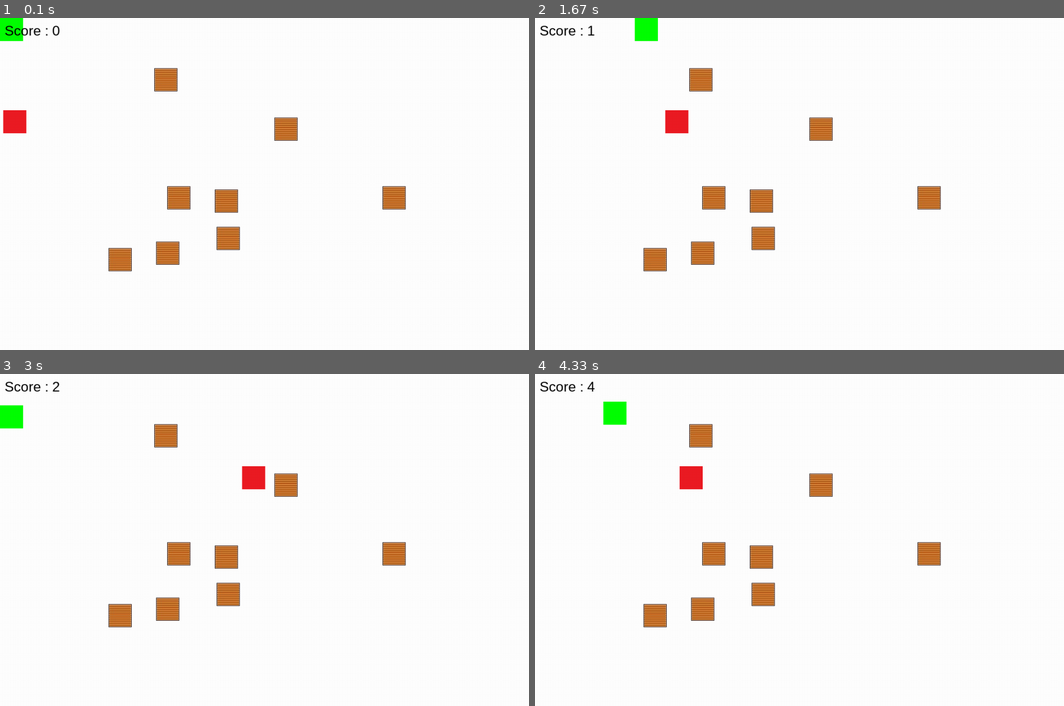
Above: before the commit, frames 1-4 (two rows, left to right).
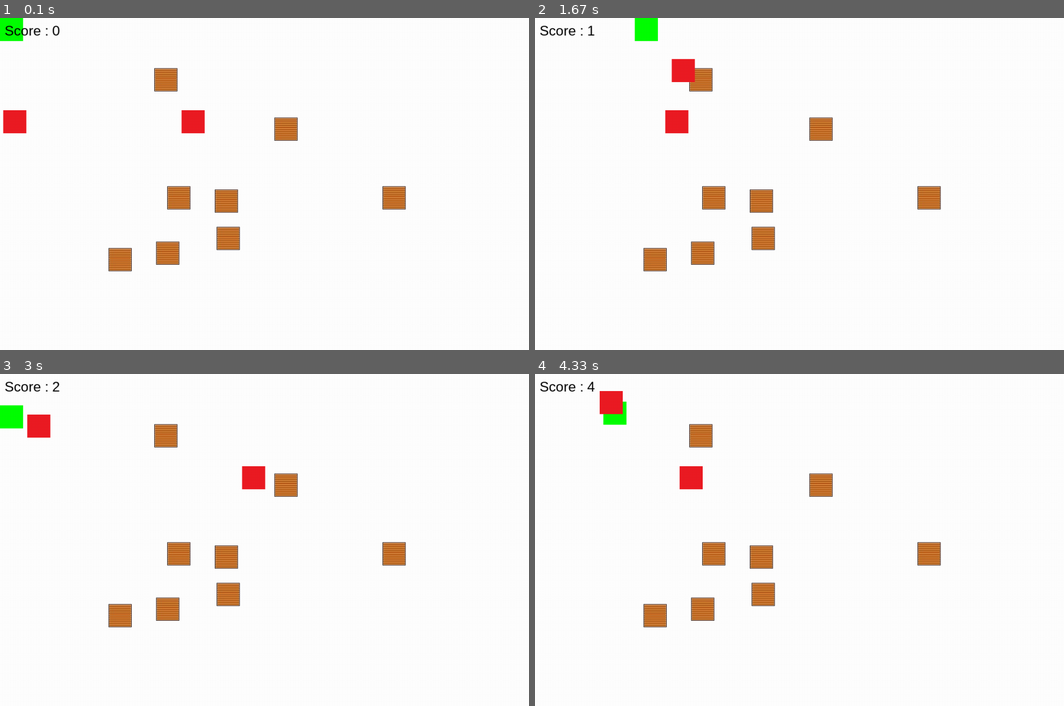
Above: after the commit, the same moments.

Repository: matthieurobert/Projet-ISN
Game: pygame game, started from test_bot.py
Same seed, same stepped clock (60 frames per second), same inputs: the game is played once before the commit and once after it.
Inputs:
- Up to frame 1 (0.1 s): no input
- Up to frame 2 (1.67 s): hold D 0.33-0.8 s; hold W 0.83-1.13 s; hold D 1.17-1.63 s
- Up to frame 3 (3 s): hold A 1.67-2.2 s; hold S 2.23-2.53 s; hold A 2.57-2.97 s
- Up to frame 4 (4.33 s): hold W 3-3.37 s; hold D 3.4-4.03 s; hold S from 4.07 s (still down)

The runs differ from the first frame. In frame 1, 0.3% of the frame differs, in the area x 34-39%, y 27-35%; in frame 2, 0.3%; in frame 3, 0.3%, in the area x 5-10%, y 12-20%; in frame 4, 0.3%.

Commit message:
follower

Diff:
--- a/test_bot.py
+++ b/test_bot.py
@@ -156,6 +156,18 @@
         if event.type == pygame.QUIT:
             pygame.quit()
 
+    if abs(position_perso[0] - follower.rect[0]) > abs(position_perso[1] - follower.rect[1]):
+        if abs(position_perso[0]-follower.rect[0]) != position_perso[0] - follower.rect[0]:
+            follower.gauche()
+        else:
+            follower.droite()
+    elif abs(position_perso[0] - follower.rect[0]) < abs(position_perso[1] - follower.rect[1]):
+        if abs(position_perso[1]-follower.rect[1]) != position_perso[1] - follower.rect[1]:
+            follower.haut()
+        else:
+            follower.bas()
+
+
  #alien.update()
     fenetre.blit(table, (0, 0))
     for i in range (0,caisses):
@@ -168,6 +180,7 @@
     fenetre.blit( pab.image, pab.rect)
     fenetre.blit(perso,position_perso)
     fenetre.blit(hello_texte_surface,(10,10))
+    fenetre.blit( follower.image, follower.rect)
     pab.update()
 
     pygame.display.flip()
